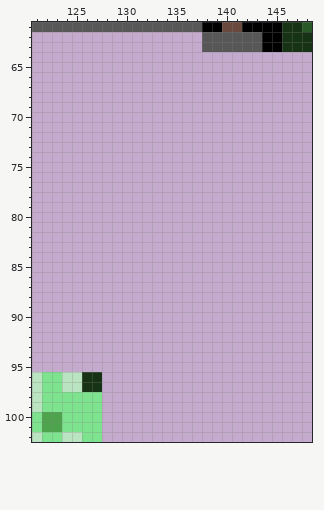
Two states of a pixel-art file, src/grass.aseprite. The first picture shows the starting point.
512x512 pixels, 1 frame. Colours within 5 levels of each other are drawn and written as one. Shown: x 121..148, y 61..102.
And afterwards:
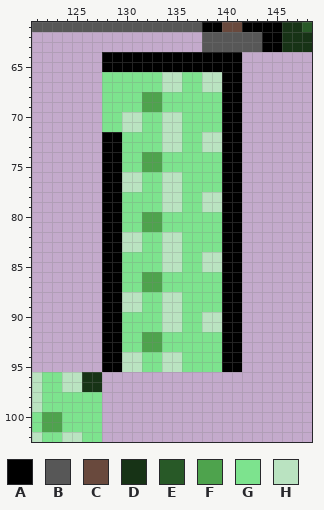
Palette (. is transparent): A #000000  B #575757  C #69493d  D #173316  E #285927  F #4ea34d  G #7de38e  H #bae3c1
Commit message: add missing hedge corner
From old to new:
{"y":64,"x":128,"old":"..............","new":"AAAAAAAAAAAAAA"}
{"y":65,"x":128,"old":"..............","new":"AAAAAAAAAAAAAA"}
{"y":66,"x":128,"old":"..............","new":"GGGGGGHHGGHHAA"}
{"y":67,"x":128,"old":"..............","new":"GGGGGGHHGGHHAA"}
{"y":68,"x":128,"old":"..............","new":"GGGGFFGGGGGGAA"}
{"y":69,"x":128,"old":"..............","new":"GGGGFFGGGGGGAA"}
{"y":70,"x":128,"old":"..............","new":"GGHHGGHHGGGGAA"}
{"y":71,"x":128,"old":"..............","new":"GGHHGGHHGGGGAA"}
{"y":72,"x":128,"old":"..............","new":"AAGGGGHHGGHHAA"}
{"y":73,"x":128,"old":"..............","new":"AAGGGGHHGGHHAA"}
{"y":74,"x":128,"old":"..............","new":"AAGGFFGGGGGGAA"}
{"y":75,"x":128,"old":"..............","new":"AAGGFFGGGGGGAA"}
{"y":76,"x":128,"old":"..............","new":"AAHHGGHHGGGGAA"}
{"y":77,"x":128,"old":"..............","new":"AAHHGGHHGGGGAA"}
{"y":78,"x":128,"old":"..............","new":"AAGGGGHHGGHHAA"}
{"y":79,"x":128,"old":"..............","new":"AAGGGGHHGGHHAA"}
{"y":80,"x":128,"old":"..............","new":"AAGGFFGGGGGGAA"}
{"y":81,"x":128,"old":"..............","new":"AAGGFFGGGGGGAA"}
{"y":82,"x":128,"old":"..............","new":"AAHHGGHHGGGGAA"}
{"y":83,"x":128,"old":"..............","new":"AAHHGGHHGGGGAA"}
{"y":84,"x":128,"old":"..............","new":"AAGGGGHHGGHHAA"}
{"y":85,"x":128,"old":"..............","new":"AAGGGGHHGGHHAA"}
{"y":86,"x":128,"old":"..............","new":"AAGGFFGGGGGGAA"}
{"y":87,"x":128,"old":"..............","new":"AAGGFFGGGGGGAA"}
{"y":88,"x":128,"old":"..............","new":"AAHHGGHHGGGGAA"}
{"y":89,"x":128,"old":"..............","new":"AAHHGGHHGGGGAA"}
{"y":90,"x":128,"old":"..............","new":"AAGGGGHHGGHHAA"}
{"y":91,"x":128,"old":"..............","new":"AAGGGGHHGGHHAA"}
{"y":92,"x":128,"old":"..............","new":"AAGGFFGGGGGGAA"}
{"y":93,"x":128,"old":"..............","new":"AAGGFFGGGGGGAA"}
{"y":94,"x":128,"old":"..............","new":"AAHHGGHHGGGGAA"}
{"y":95,"x":128,"old":"..............","new":"AAHHGGHHGGGGAA"}
